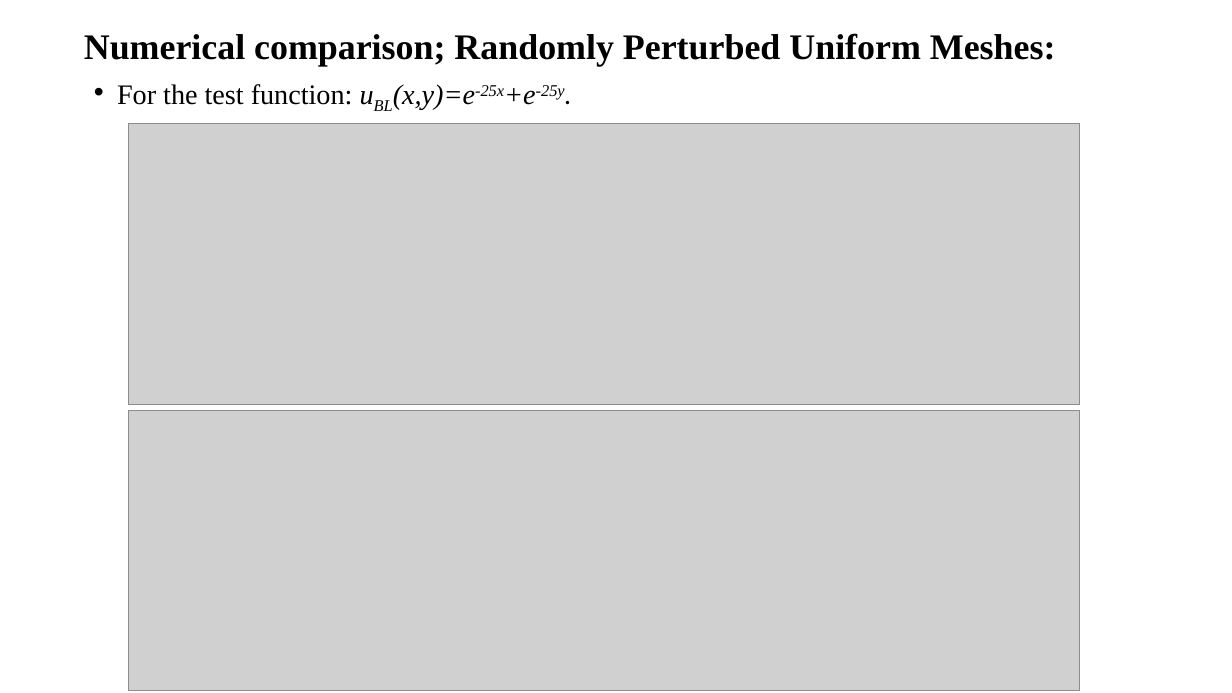
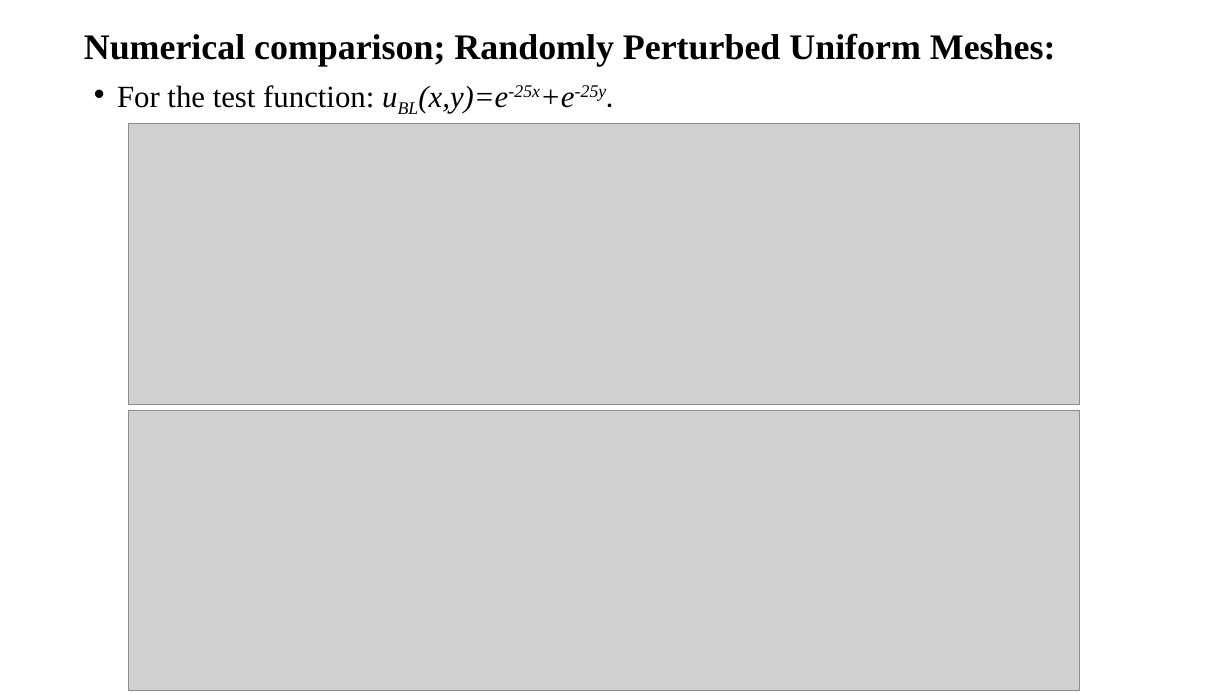
Before and after one commit to lohith921/amr, a slide deck: slide 22 of HBA.pptx. Drawn at 1232x693 pixels with LibreOffice and Linux fonts; fonts in the diff are those of the drawing; grey boxes stand for pictures. Boxes give left, top, right and bottom in pixels: in the first picture for what was removed or moved away, otherwise in the second. Text is boxed around its words. In the diff, an @@ line names an element or a change of style, - is before the commit and + after.

Commit message:
Change font and rearranged slides

```diff
--- a/HBA.pptx
+++ b/HBA.pptx
@@ text "For the test function: uBL(x,y)=e-25x+e-25y." at [117,85,607,113]: size 22 to 24 pt @@
```
Also in this commit, not shown: 7 other slides changed.
